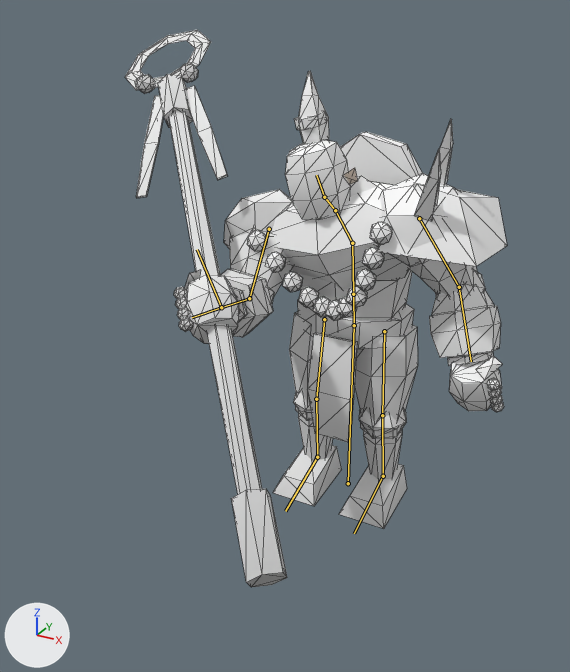
The glTF model client/public/assets/models/staff_warrior.glb: old version first, new version second.
Rendered twice from a camera (50 mm lens) standing at (1.28, -2.96, 2.19) and looking at (-0.11, -0.43, 0.92). Arrows for +X, +Y and +Z are at lower left; the lights stay in place. The older version comes first. Both versions are drawn at frame 11 of the action 'attack'; the numbers are the values there. The bones that change, and the others that lie on the model, are drawn over the model as lines. Mesh edges are drawn as thin lines.

In view in the first picture: 'staff_warrior'.
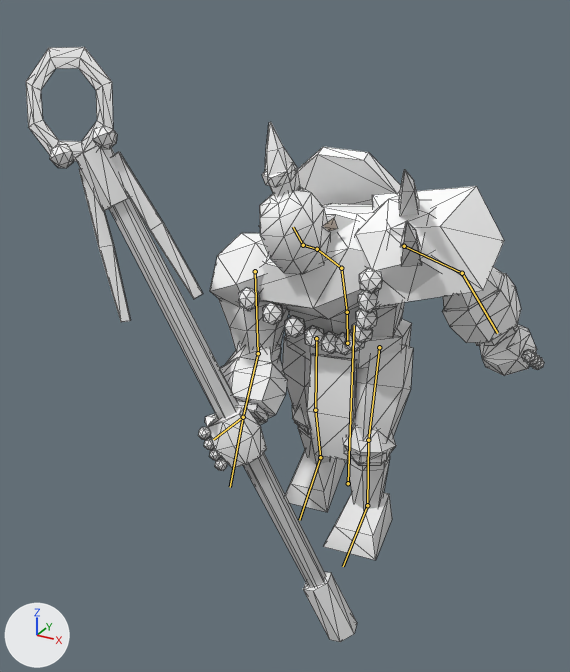
Boxes (x1, y1, x2, y2) around the edits, measured in the pictures (570 x 672 px):
'staff_warrior', posed (36% wider, 7% taller): before (125, 30, 507, 587); after (26, 47, 544, 642)
bone 'hips', root to tip: before (354, 325) to (353, 296); after (347, 343) to (347, 314)
bone 'spine', root to tip: before (353, 294) to (352, 243); after (347, 312) to (341, 268)
bone 'chest', root to tip: before (352, 243) to (335, 210); after (341, 268) to (317, 249)
bone 'head', root to tip: before (324, 197) to (316, 175); after (303, 245) to (293, 227)
bone 'upper_arm.L', root to tip: before (419, 218) to (459, 287); after (404, 246) to (462, 273)
bone 'upper_arm.R', root to tip: before (269, 229) to (249, 298); after (255, 271) to (258, 353)
bone 'forearm.R', root to tip: before (249, 298) to (221, 307); after (258, 353) to (243, 417)
bone 'thigh.L', root to tip: before (384, 331) to (382, 415); after (379, 347) to (368, 440)
bone 'shin.L', root to tip: before (382, 415) to (383, 476); after (368, 440) to (367, 505)
bone 'thigh.R', root to tip: before (324, 319) to (316, 399); after (316, 338) to (315, 410)

The edits, one by one:
Bone 'hips' (bone_hips) moves from (0.0, 0.0, 0.0) to (0.0, -0.052, 0.07).
Bone 'hips' (bone_hips) turns from (0, 0, 0) to (0, 7, 0) degrees about its own x, y and z.
Bone 'spine' (bone_spine) turns from (0, 0, 0) to (13, 0, 0) degrees about its own x, y and z.
Bone 'chest' (bone_chest) turns from (13, 0, 13) to (19, 0, 20) degrees about its own x, y and z.
Bone 'head' (bone_head) turns from (0, 0, 0) to (-6, 0, -7) degrees about its own x, y and z.
Bone 'upper_arm.L' (bone_upper_arm_l) turns from (12, 0, 12) to (22, 0, 12) degrees about its own x, y and z.
Bone 'upper_arm.R' (bone_upper_arm_r) turns from (-64, 0, 7) to (-36, 0, 11) degrees about its own x, y and z.
Bone 'forearm.R' (bone_forearm_r) turns from (-12, 0, 0) to (-6, 0, 0) degrees about its own x, y and z.
Bone 'thigh.L' (bone_thigh_l) turns from (0, 0, 0) to (-23, 0, 0) degrees about its own x, y and z.
Bone 'shin.L' (bone_shin_l) turns from (0, 0, 0) to (18, 0, 0) degrees about its own x, y and z.
Bone 'thigh.R' (bone_thigh_r) turns from (0, 0, 0) to (12, 0, 0) degrees about its own x, y and z.
